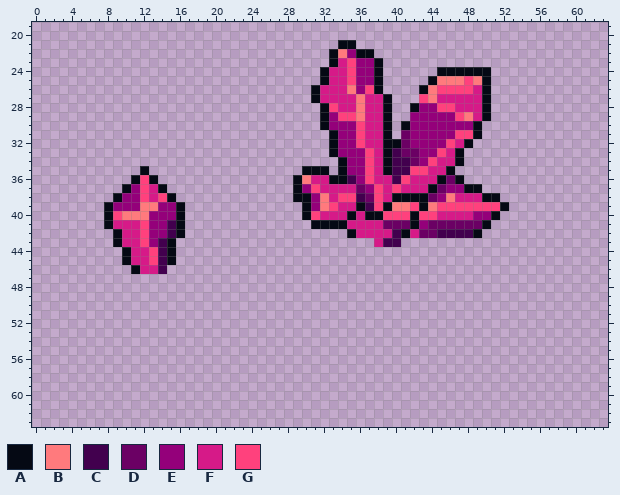
File history of a pixel-art file, Assets/Sprites/Tiles/Ground/Empty-Decor-0001.aseprite. Above is the file before it was changed.
64x64 pixels, 1 frame. Shown: x 0..63, y 19..63.
Visible layers, top first: "Outline", "accents", "Layer 3", "Layer 2", "Crystals".
Palette (. is transparent): A #050914  B #ff7a7d  C #42004e  D #6b0064  E #94007a  F #d61a88  G #ff417d
Pixels before (only the part around the change), first column x 0:
22 .................................ABEAA..........................
23 .................................AFGEEA.........................
24 ................................AFFGEEA......AAAAAA.............
25 ................................AFFGEEA.....ABBBGBA.............
26 ...............................AFFFBEGA....ABGGGGFA.............
27 ...............................AFFFFBFFA...GBFFFFFA.............
28 ................................AGFFBFFA..AEEGGFFFA.............
29 ................................AEGGBFFA..EEEEEGBFA.............
30 ................................AEEEGFFA.AEEEEEEEA..............
31 .................................AEEGFFA.DEEEEEGGA..............
32 .................................AEEGFFAADEEEEGFA...............
33 .................................AEEEGFACDDEEGFA................
34 ..................................AEEGFACCDEGFFA................
35 ............A.................AAA.AEEGFACCGGFFA.................
36 ...........AGA...............ABFFAACEGFFCGFFFADA................
37 ..........AEGFA..............AEGFFFFDEGFGFFFADEEAA..............
38 .........AEEGFGA.............AAEBFGGCDGFAAAADEBFFFAA............
39 ........AEEEBBEEA.............AEBGFFACGABBGABGGGGGGGA...........
40 ........AGBBBEEEA.............AGFFFAFAAGGGAGGFFFFEEA............
41 ........AFFFGEECA..............AAAAFFFFDDDAEDDDDDDA.............
42 .........AFFGEECA..................AFFFFCAFDDCCCCA..............
43 .........AFFGECA......................FCC.......................
44 ..........AFFGCA................................................
45 ..........AFFGCA................................................
46 ...........AFFC.................................................
47 ................................................................
48 ................................................................
49 ................................................................
50 ................................................................
51 ................................................................
52 ................................................................
53 ................................................................
54 ................................................................
55 ................................................................
56 ................................................................
57 ................................................................
58 ................................................................
59 ................................................................
60 ................................................................
61 ................................................................
62 ................................................................
63 ................................................................
The result:
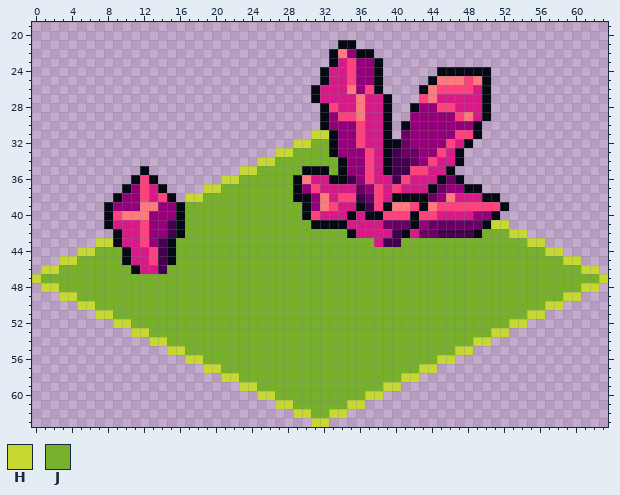
Colours new in this view: H #c6d831  J #77b02a
The edit:
layer "Layer 1" now shown
Layer "Layer 1":
There is now colour H in row 31 at x 31 to 32; in row 32 at x 29 to 30; in row 33 at x 27 to 28; in row 34 at x 25 to 26; in row 35 at x 23 to 24; in row 36 at x 21 to 22.
There is now colour H in row 37 at x 19 to 20; in row 38 at x 17 to 18; in row 41 at x 51 to 52; in row 42 at x 53 to 54; in row 43 at x 7 to 8 and 55 to 56; in row 44 at x 5 to 6 and 57 to 58.
There is now colour H in row 45 at x 3 to 4 and 59 to 60; in row 46 at x 1 to 2 and 61 to 62; in row 47 at x 0 and 63; in row 48 at x 1 to 2 and 61 to 62; in row 49 at x 3 to 4 and 59 to 60; in row 50 at x 5 to 6 and 57 to 58.
There is now colour H in row 51 at x 7 to 8 and 55 to 56; in row 52 at x 9 to 10 and 53 to 54; in row 53 at x 11 to 12 and 51 to 52; in row 54 at x 13 to 14 and 49 to 50; in row 55 at x 15 to 16 and 47 to 48; in row 56 at x 17 to 18 and 45 to 46.
There is now colour H in row 57 at x 19 to 20 and 43 to 44; in row 58 at x 21 to 22 and 41 to 42; in row 59 at x 23 to 24 and 39 to 40; in row 60 at x 25 to 26 and 37 to 38; in row 61 at x 27 to 28 and 35 to 36; in row 62 at x 29 to 30 and 33 to 34.
There is now colour H in row 63 at x 31 to 32.
There is now colour J in row 32 at x 31 to 32; in row 33 at x 29 to 32; in row 34 at x 27 to 33; in row 35 at x 25 to 29 and 33; in row 36 at x 23 to 28; in row 37 at x 21 to 28.
There is now colour J in row 38 at x 19 to 28; in rows 39 to 40 at x 17 to 29; in row 41 at x 17 to 30; in row 42 at x 17 to 34 and 50 to 52; in row 43 at x 16 to 37 and 41 to 54; in row 44 at x 7 to 9 and 16 to 56.
There is now colour J in row 45 at x 5 to 9 and 16 to 58; in row 46 at x 3 to 10 and 15 to 60; in row 47 at x 1 to 62; in row 48 at x 3 to 60; in row 49 at x 5 to 58; in row 50 at x 7 to 56.
There is now colour J in row 51 at x 9 to 54; in row 52 at x 11 to 52; in row 53 at x 13 to 50; in row 54 at x 15 to 48; in row 55 at x 17 to 46; in row 56 at x 19 to 44.
There is now colour J in row 57 at x 21 to 42; in row 58 at x 23 to 40; in row 59 at x 25 to 38; in row 60 at x 27 to 36; in row 61 at x 29 to 34; in row 62 at x 31 to 32.
Pixel boxes of the changes (left, top, right, bottom) in both pictures:
added: (32, 130, 608, 427)
